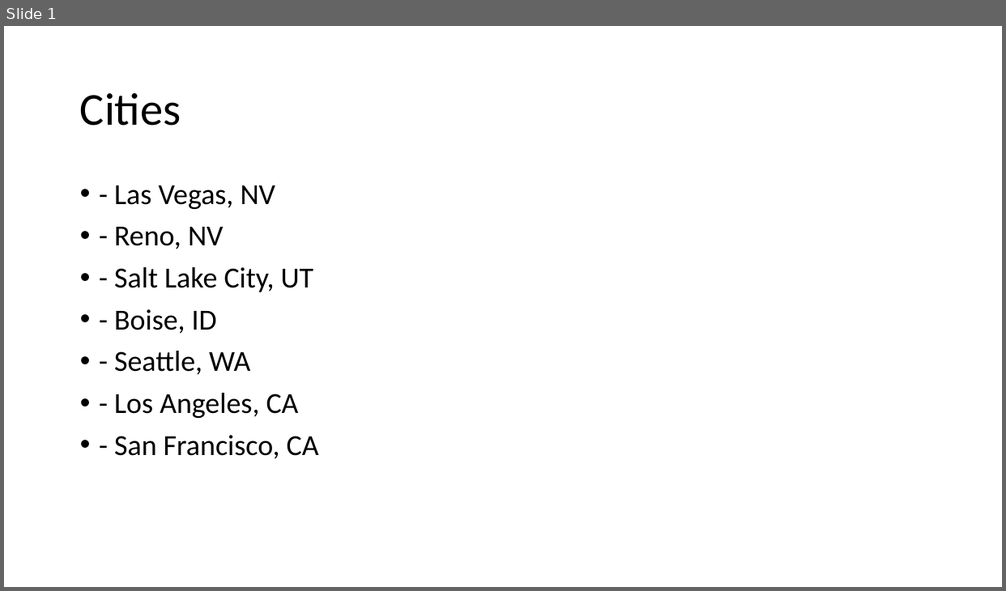
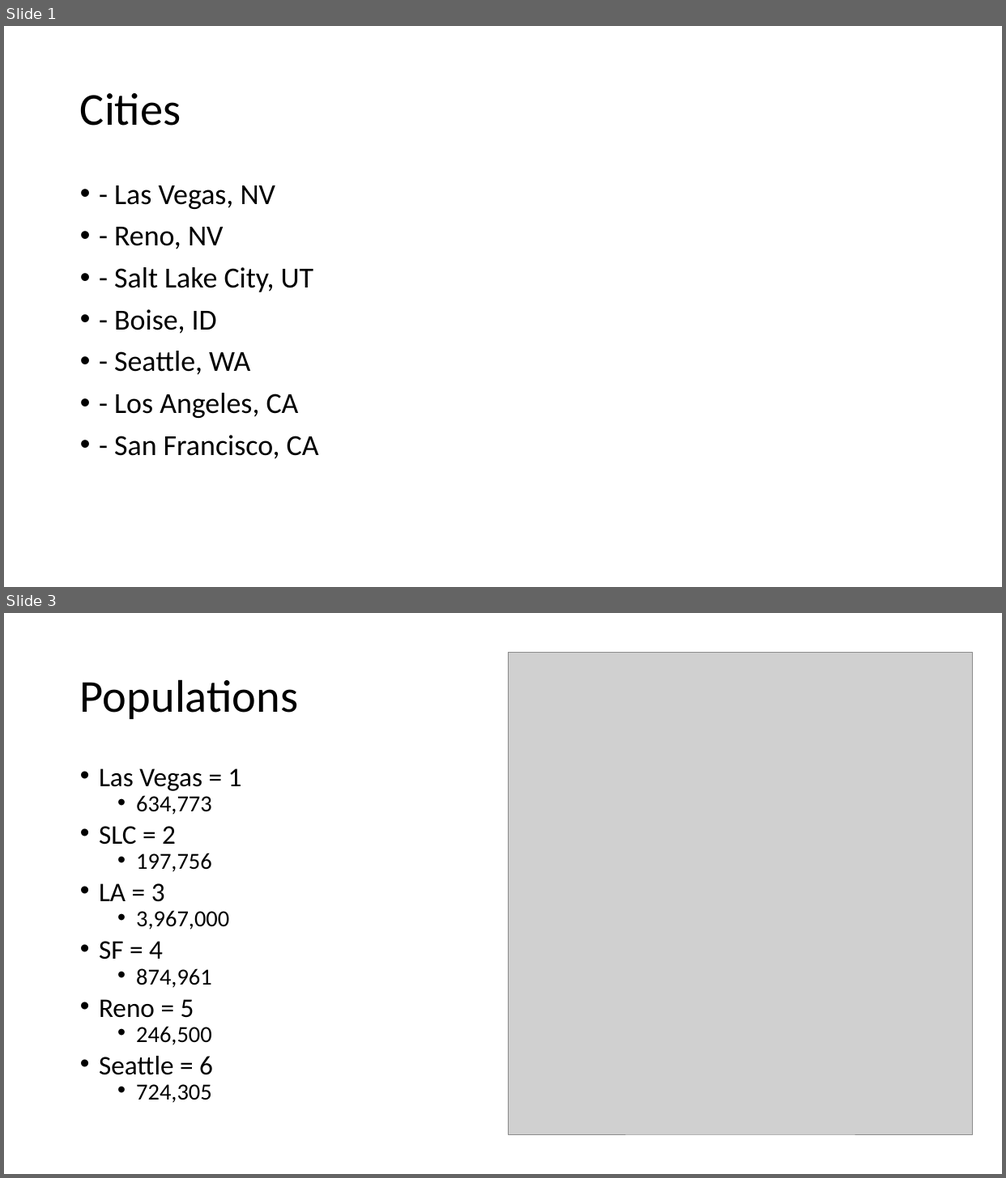
Before and after one commit to keloric/EE-P-578-B, a slide deck: Project/Graphics.pptx. Shown one above the other, each under a label of ours: slide 1 before the commit, slides 1 and 3 after it; the slides between them are not shown. The pictures are 1006x591 and 1006x1178 pixels, drawn with LibreOffice and Linux fonts; fonts in the diff are those of the drawing; grey boxes stand for pictures. Boxes give left, top, right and bottom in pixels: in the first picture for what was removed or moved away, otherwise in the second. Text is boxed around its words. In the diff, an @@ line names an element or a change of style, - is before the commit and + after.

```diff
--- a/Project/Graphics.pptx
+++ b/Project/Graphics.pptx
@@ slide 3 added at <box>4,613,1002,1174</box>, background #FFFFFF @@
@@ picture added at <box>508,652,973,1135</box> @@
@@ title added at <box>80,679,298,719</box>, 44 pt, text #000000 @@
+Populations
@@ text added at <box>99,769,242,1103</box>, 22.2 pt, text #000000 @@
+• Las Vegas = 1
+  • 634,773
+• SLC = 2
+  • 197,756
+• LA = 3
+  • 3,967,000
+• SF = 4
+  • 874,961
+• Reno = 5
+  • 246,500
+• Seattle = 6
+  • 724,305
```
Also in this commit, not shown: 4 slides changed, 1 other slide added, 7 other files.
